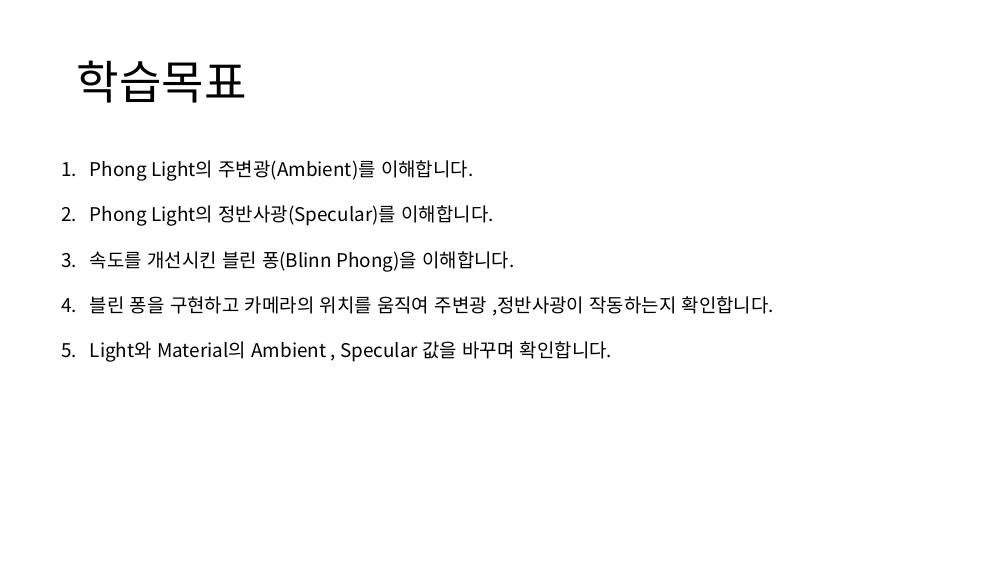
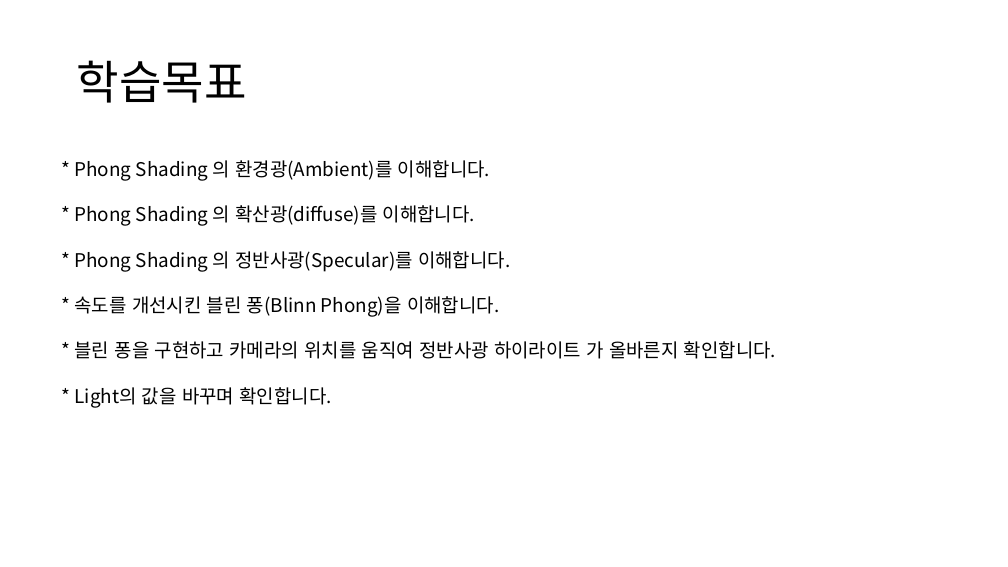
Before and after one commit to ldw9981/D3D11_Tutorial, a slide deck: slide 2 of Documents/07-Lighting2(Blinn-Phong).pptx. Drawn at 1008x567 pixels with LibreOffice and Linux fonts; fonts in the diff are those of the drawing. Boxes give left, top, right and bottom in pixels: in the first picture for what was removed or moved away, otherwise in the second. Text is boxed around its words. In the diff, an @@ line names an element or a change of style, - is before the commit and + after.

```diff
--- a/Documents/07-Lighting2(Blinn-Phong).pptx
+++ b/Documents/07-Lighting2(Blinn-Phong).pptx
@@ text at (75,160,776,408): text changed @@
-1. Phong Light의 주변광(Ambient)를 이해합니다.
-2. Phong Light의 정반사광(Specular)를 이해합니다.
-3. 속도를 개선시킨 블린 퐁(Blinn Phong)을 이해합니다.
-4. 블린 퐁을 구현하고 카메라의 위치를 움직여 주변광 ,정반사광이 작동하는지 확인합니다.
-5. Light와 Material의 Ambient , Specular 값을 바꾸며 확인합니다.
+* Phong Shading 의 환경광(Ambient)를 이해합니다.
+* Phong Shading 의 확산광(diffuse)를 이해합니다.
+* Phong Shading 의 정반사광(Specular)를 이해합니다.
+* 속도를 개선시킨 블린 퐁(Blinn Phong)을 이해합니다.
+* 블린 퐁을 구현하고 카메라의 위치를 움직여 정반사광 하이라이트 가 올바른지 확인합니다.
+* Light의 값을 바꾸며 확인합니다.
```
Also in this commit, not shown: 6 other slides changed, 3 slides added, 3 other files.
